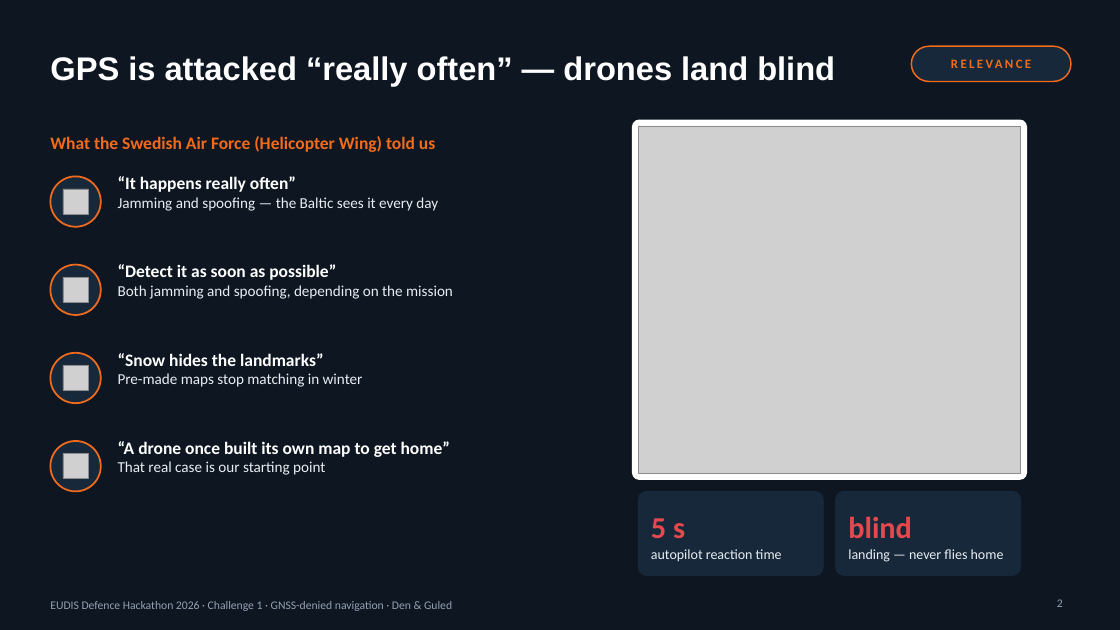
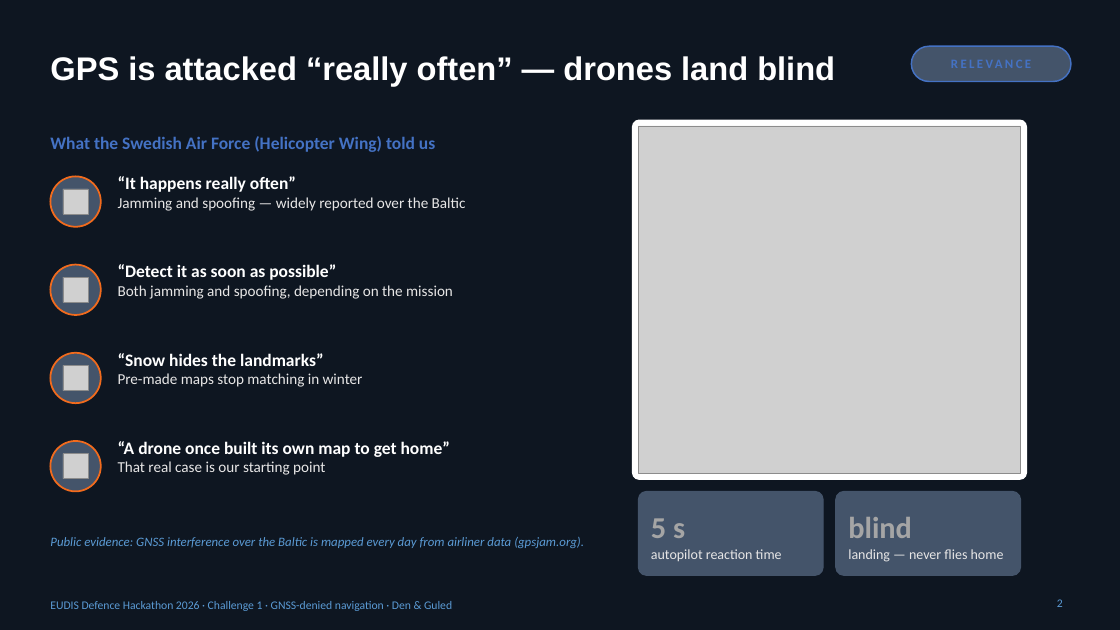
Before and after one commit to Mattheuszu/eudis-challenge1, a slide deck: slide 2 of pitch/GPS_Under_Attack_pitch.pptx. Drawn at 1120x630 pixels with LibreOffice and Linux fonts; fonts in the diff are those of the drawing; grey boxes stand for pictures. Boxes give left, top, right and bottom in pixels: in the first picture for what was removed or moved away, otherwise in the second. Text is boxed around its words. In the diff, an @@ line names an element or a change of style, - is before the commit and + after.

```diff
--- a/pitch/GPS_Under_Attack_pitch.pptx
+++ b/pitch/GPS_Under_Attack_pitch.pptx
@@ text "RELEVANCE" at [912, 46, 1071, 82]: text colour #F26B1D to #4472C4 @@
@@ rounded rectangle at [912, 46, 1071, 82]: fill #17283A to #44546A; outline #F26B1D 1.25 pt to #4472C4 1.25 pt @@
@@ text "What the Swedish Air Force ..." at [50, 136, 435, 152]: text colour #F26B1D to #4472C4 @@
@@ text at [118, 197, 466, 211]: text changed; text colour #E8EDF2 to #E7E6E6 @@
-Jamming and spoofing — the Baltic sees it every day
+Jamming and spoofing — widely reported over the Baltic
@@ fill #17283A to #44546A in 4 elements at [50, 176, 101, 227], [50, 265, 101, 315], [50, 353, 101, 403], [50, 441, 101, 492] @@
@@ rounded rectangle at [639, 492, 823, 576]: fill #17283A to #44546A; outline #17283A 1 pt to #44546A 1 pt @@
@@ text "5 s" at [651, 518, 685, 538]: text colour #E5484D to #A5A5A5 @@
@@ rounded rectangle at [836, 492, 1021, 576]: fill #17283A to #44546A; outline #17283A 1 pt to #44546A 1 pt @@
@@ text "blind" at [848, 517, 912, 538]: text colour #E5484D to #A5A5A5 @@
@@ text added at [50, 537, 584, 548], 11 pt, text #5B9BD5, italic @@
+Public evidence: GNSS interference over the Baltic is mapped every day from airliner data (gpsjam.org).
@@ text "autopilot reaction time" at [651, 549, 782, 561]: text colour #E8EDF2 to #E7E6E6 @@
@@ text "landing — never flies home" at [848, 549, 1004, 562]: text colour #E8EDF2 to #E7E6E6 @@
@@ text "EUDIS Defence Hackathon 2026 · ..." at [50, 601, 452, 611]: text colour #93A1B3 to #5B9BD5 @@
@@ page number at [1057, 599, 1063, 607]: text colour #93A1B3 to #5B9BD5 @@
```
Also in this commit, not shown: 11 other slides changed, 1 slide added, 2 other files.
